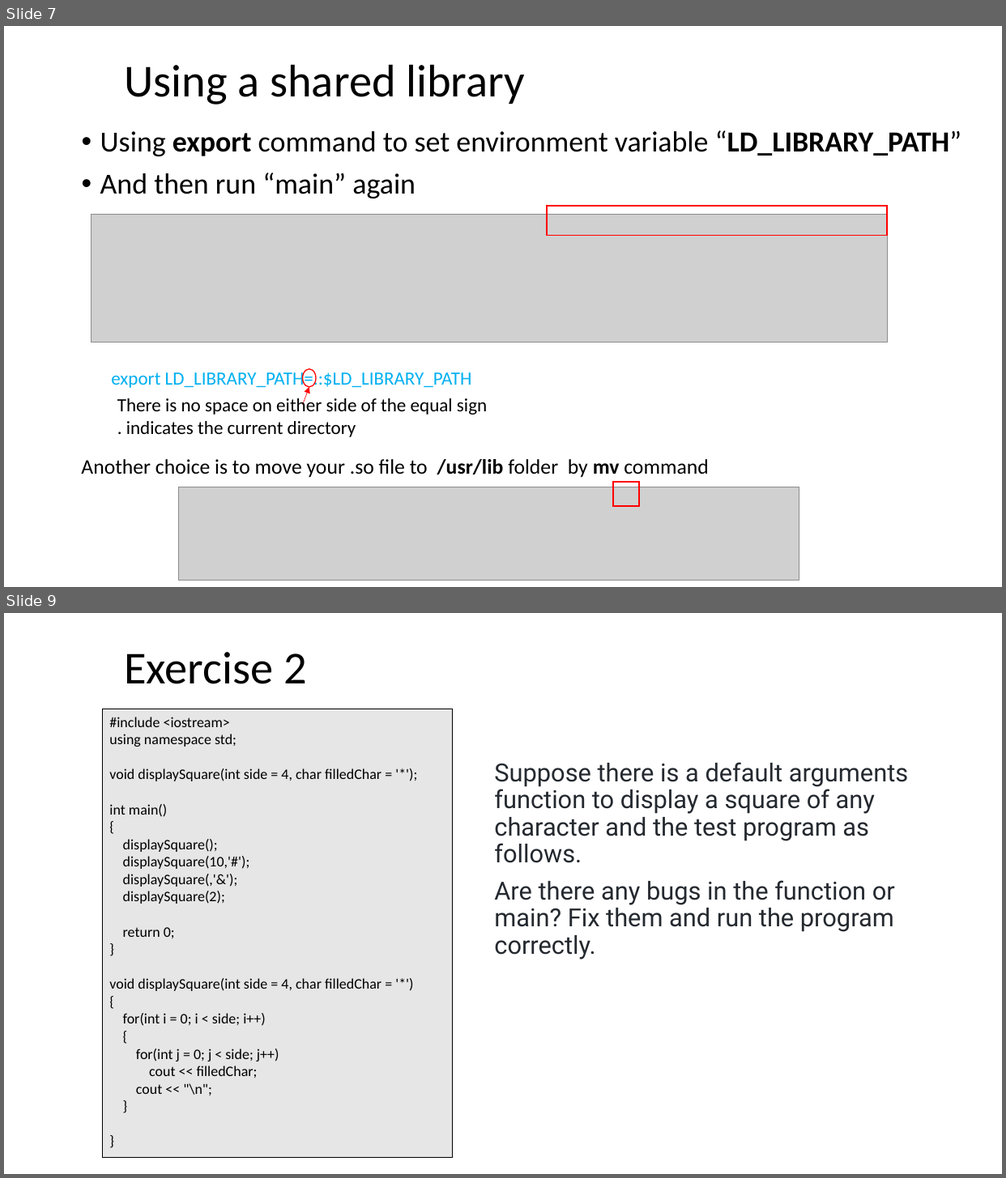
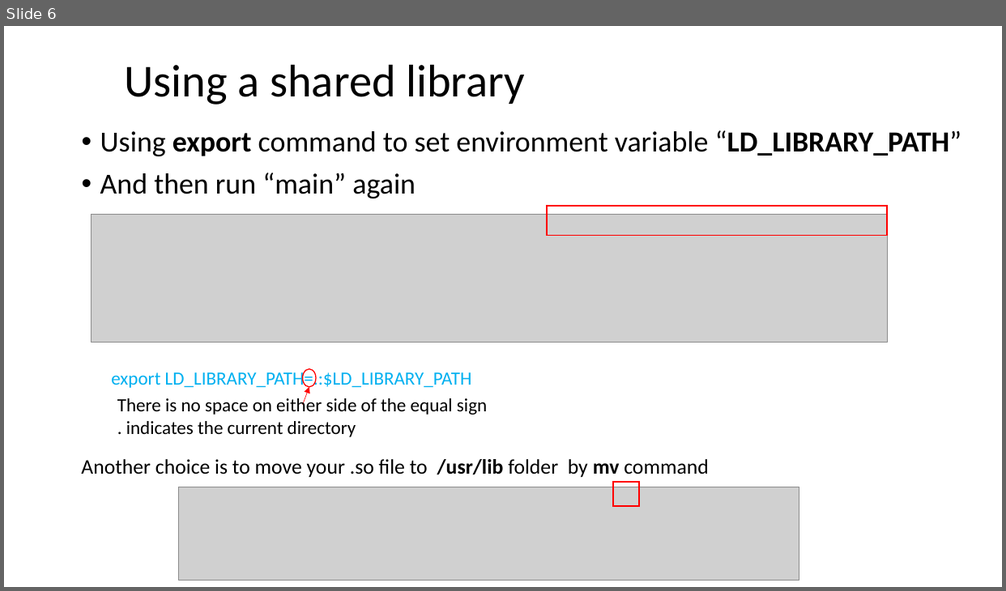
Before and after one commit to ShiqiYu/CPP, a slide deck: week07/Lab07.pptx. Shown one above the other, each under a label of ours: slides 7 and 9 before the commit, slide 6 after it; the slides between them are not shown. The pictures are 1006x1178 and 1006x591 pixels, drawn with LibreOffice and Linux fonts; fonts in the diff are those of the drawing; grey boxes stand for pictures; background and template pictures are left out. Boxes give left, top, right and bottom in pixels: in the first picture for what was removed or moved away, otherwise in the second. Text is boxed around its words. In the diff, an @@ line names an element or a change of style, - is before the commit and + after.

```diff
--- a/week07/Lab07.pptx
+++ b/week07/Lab07.pptx
@@ slide 9 removed at (4,613,1002,1174), background #FFFFFF @@
@@ title removed at (124,652,307,684) @@
-Exercise 2
@@ rectangle removed at (102,709,453,1157) @@
-#include <iostream>
-using namespace std;
-void displaySquare(int side = 4, char filledChar = '*');
-int main()
-{
-displaySquare();
-displaySquare(10,'#');
-displaySquare(,'&');
-displaySquare(2);
-return 0;
-}
-void displaySquare(int side = 4, char filledChar = '*')
-{
-for(int i = 0; i < side; i++)
-{
-for(int j = 0; j < side; j++)
-cout << filledChar;
-cout << "\n";
-}
-}
@@ text removed at (494,762,908,960) @@
-Suppose there is a default arguments function to display a square of any character and the test program as follows.
-Are there any bugs in the function or main? Fix them and run the program correctly.
@@ what was slide 7 is now slide 6 @@
```
Also in this commit, not shown: 4 slides changed, 6 slides added, 2 other slides removed, 1 other file.
